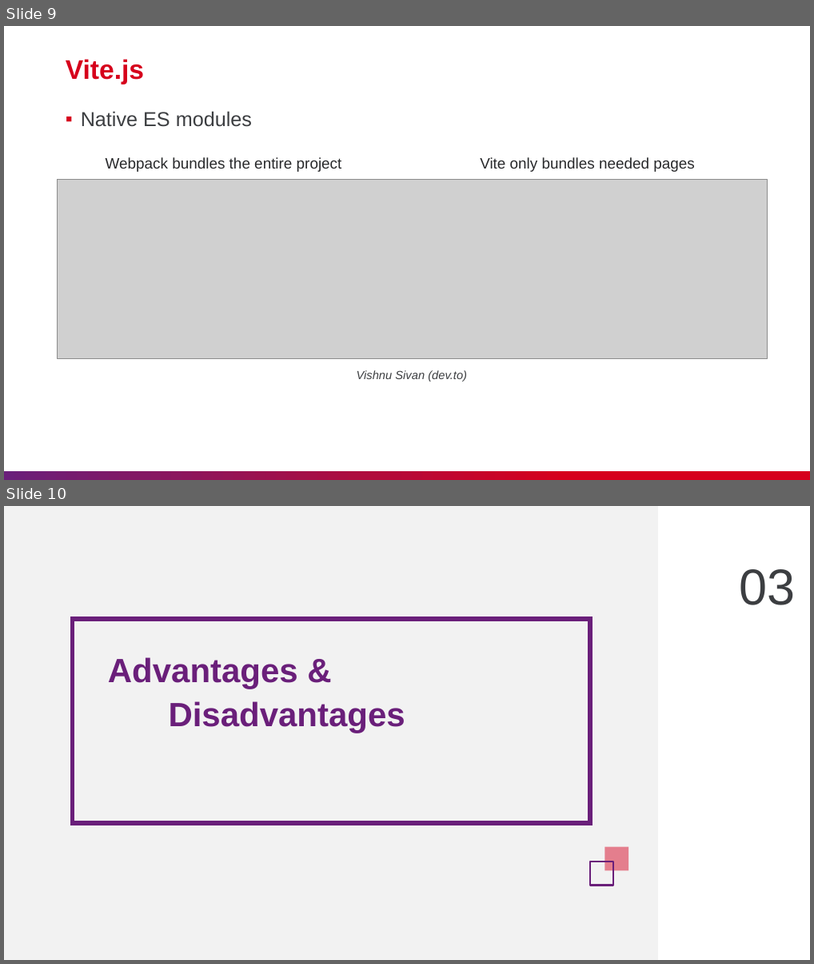
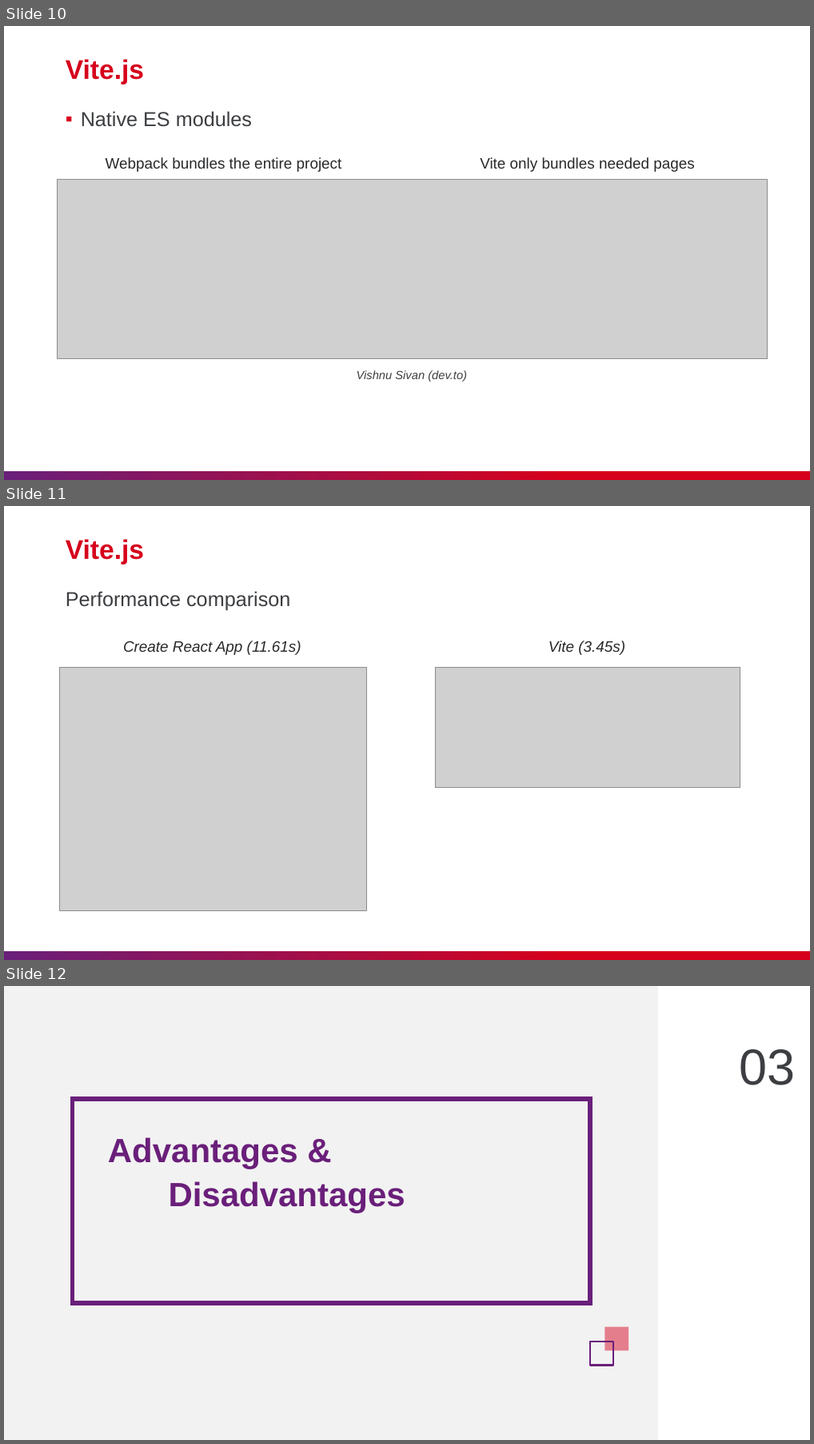
Before and after one commit to nashtech-garage/nodejs-vite-js_load_test, a slide deck: vite/slide/NT_Vitejs.pptx. Shown one above the other, each under a label of ours: slides 9 and 10 before the commit, slides 10, 11 and 12 after it. The pictures are 814x964 and 814x1444 pixels, drawn with LibreOffice and Linux fonts; fonts in the diff are those of the drawing; grey boxes stand for pictures. Boxes give left, top, right and bottom in pixels: in the first picture for what was removed or moved away, otherwise in the second. Text is boxed around its words. In the diff, an @@ line names an element or a change of style, - is before the commit and + after.

```diff
--- a/vite/slide/NT_Vitejs.pptx
+++ b/vite/slide/NT_Vitejs.pptx
@@ slide 11 added at (x1=4, y1=506, x2=810, y2=960), background #FFFFFF; not listed: 1 template element that a slide beside it also shows @@
@@ title added at (x1=66, y1=539, x2=144, y2=564), 32 pt, text #D6001C, bold @@
+Vite.js
@@ text added at (x1=66, y1=591, x2=290, y2=611), 24 pt, text #3C3E41 @@
+Performance comparison
@@ text added at (x1=123, y1=640, x2=302, y2=655), 18 pt, text #28292B, italic @@
+Create React App (11.61s)
@@ text added at (x1=549, y1=640, x2=626, y2=655), 18 pt, text #28292B, italic @@
+Vite (3.45s)
@@ picture added at (x1=60, y1=667, x2=367, y2=910) @@
@@ picture added at (x1=435, y1=667, x2=740, y2=788) @@
@@ what was slide 9 is now slide 10 @@
@@ what was slide 10 is now slide 12 @@
```
Also in this commit, not shown: 1 slide changed, 10 other slides added, 4 other files.
